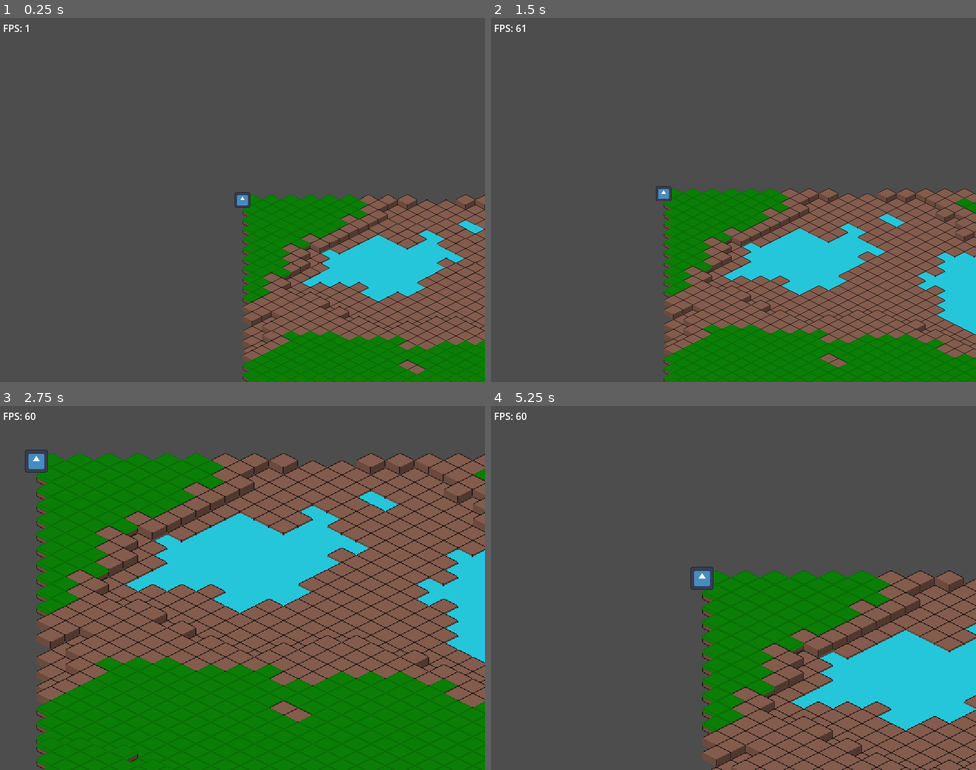
Above: before the commit, frames 1-4 (two rows, left to right).
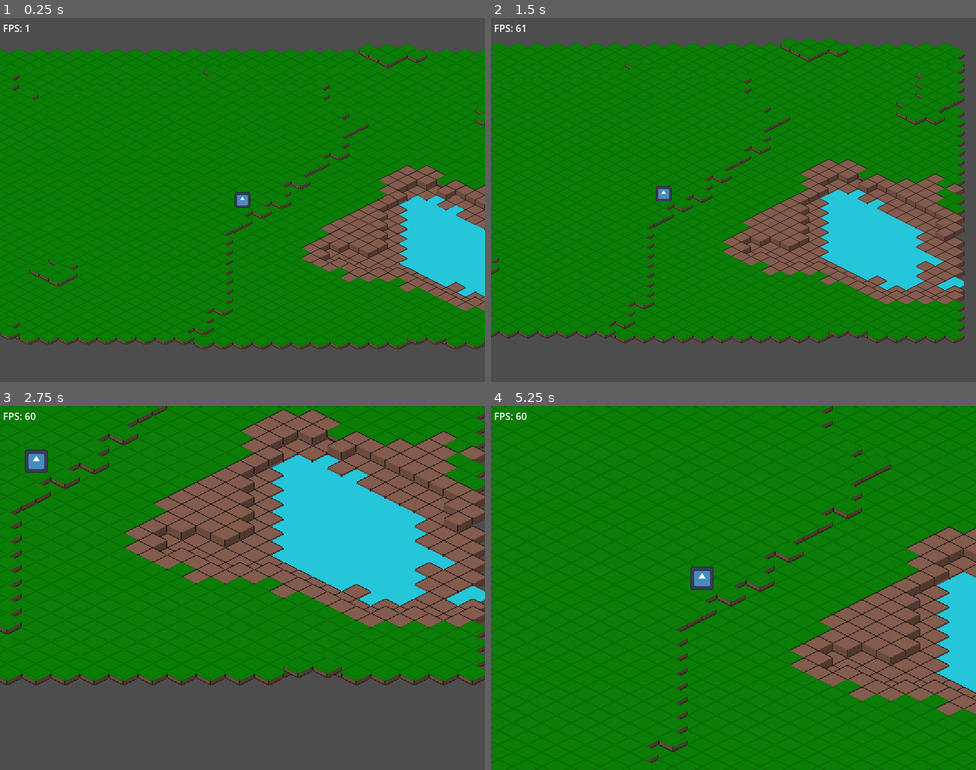
Above: after the commit, the same moments.

Repository: ezequielleonzybert/isourvival
Game: Godot game, scene res://scenes/main.tscn
Two runs of this game, one before a commit and one after it. Both use one fixed random seed, a clock stepped at 60 frames per second and the inputs below. The engine's default icon, where the game draws it, is replaced by a stand-in: a white triangle on a blue panel in a dark square.
Inputs (mouse positions are in pixels of both pictures, inside the frame that each line leads up to):
- Up to frame 1 (0.25 s): no input
- Up to frame 2 (1.5 s): tap Enter at 0.5 s; move the mouse to (840, 181) at 0.52 s; hold Right (ui_right) 0.53-1.28 s; tap Mouse wheel up (zoom_in) at 0.6 s; click (840, 181) at 0.67 s; move the mouse to (636, 218) at 1.27 s; hold Down (ui_down) from 1.28 s (still down); tap Mouse wheel down (zoom_out) at 1.35 s
- Up to frame 3 (2.75 s): move the mouse to (291, 507) at 2.02 s; release Down (ui_down) at 2.03 s; hold Right (ui_right) from 2.03 s (still down); tap Mouse wheel up (zoom_in) at 2.1 s
- Up to frame 4 (5.25 s): move the mouse to (709, 660) at 2.77 s; release Right (ui_right) at 2.78 s; hold Up (ui_up) 2.78-3.53 s; tap Mouse wheel down (zoom_out) at 2.85, 4.35 s; click (709, 660) at 2.92 s; move the mouse to (879, 642) at 3.52 s; hold Left (ui_left) 3.53-5.03 s; tap Mouse wheel up (zoom_in) at 3.6, 5.1 s; move the mouse to (588, 533) at 4.27 s; move the mouse to (757, 588) at 5.02 s; hold Down (ui_down) from 5.03 s (still down); click (757, 588) at 5.17 s

The runs differ from the first frame. In frame 1, 78% of the frame differs, in the area x 0-100%, y 7-100%; in frame 2, 78%; in frame 3, 78%; in frame 4, 88%, in the area x 0-100%, y 0-100%.

Commit message:
camera position

Diff:
--- a/isourvival/project.godot
+++ b/isourvival/project.godot
@@ -14,6 +14,10 @@
 run/main_scene="uid://cvsmw8f6r2mnd"
 config/features=PackedStringArray("4.6", "GL Compatibility")
 config/icon="res://assets/icon.svg"
+
+[autoload]
+
+globals="*uid://bgargfsgn5h7y"
 
 [display]
 
--- a/isourvival/scenes/main.tscn
+++ b/isourvival/scenes/main.tscn
@@ -1,7 +1,8 @@
 [gd_scene format=3 uid="uid://cvsmw8f6r2mnd"]
 
-[ext_resource type="PackedScene" uid="uid://cxlmf0spsffli" path="res://scenes/scenario_1.tscn" id="1_0wfyh"]
-[ext_resource type="Script" uid="uid://c5lvvjjymkrnp" path="res://scenes/debug.gd" id="2_0wfyh"]
+[ext_resource type="PackedScene" uid="uid://cxlmf0spsffli" path="res://scenes/world.tscn" id="1_0wfyh"]
+[ext_resource type="Script" uid="uid://c5lvvjjymkrnp" path="res://scripts/debug.gd" id="2_0wfyh"]
+
 
 [node name="Main" type="Node2D" unique_id=1149320269]
 
--- a/isourvival/scenes/scenario_1.tscn
+++ b/isourvival/scenes/world.tscn
@@ -1,10 +1,10 @@
 [gd_scene format=3 uid="uid://cxlmf0spsffli"]
 
-[ext_resource type="PackedScene" uid="uid://b8i0nq1ped6no" path="res://scenes/player.tscn" id="2_ihi4u"]
-[ext_resource type="Script" uid="uid://5ew2tjfoanqx" path="res://scripts/layers.gd" id="2_jn6pf"]
-[ext_resource type="Script" uid="uid://dk2eukn5n4vxs" path="res://scripts/torch.gd" id="5_pxfm4"]
-[ext_resource type="Script" uid="uid://cl1d24do7xwii" path="res://scripts/pointer.gd" id="7_fhswh"]
-[ext_resource type="PackedScene" uid="uid://le1jw7gcomlo" path="res://scenes/camera.tscn" id="10_6f4qh"]
+[ext_resource type="Script" uid="uid://5ew2tjfoanqx" path="res://scripts/terrain.gd" id="1_71j4m"]
+[ext_resource type="PackedScene" uid="uid://b8i0nq1ped6no" path="res://scenes/player.tscn" id="2_qfnet"]
+[ext_resource type="Script" uid="uid://dk2eukn5n4vxs" path="res://scripts/torch.gd" id="3_i7141"]
+[ext_resource type="PackedScene" uid="uid://le1jw7gcomlo" path="res://scenes/camera.tscn" id="4_4mrxx"]
+[ext_resource type="Script" uid="uid://cl1d24do7xwii" path="res://scripts/pointer.gd" id="5_7r4gi"]
 
 [sub_resource type="Gradient" id="Gradient_kwhi3"]
 offsets = PackedFloat32Array(0.21066651, 0.7639998, 0.87733316, 1)
@@ -19,13 +19,13 @@
 fill_to = Vector2(0.853846, 0.12564106)
 metadata/_snap_count = 2
 
-[node name="Scenario_1" type="Node2D" unique_id=1828344440]
+[node name="World" type="Node2D" unique_id=1828344440]
 y_sort_enabled = true
 
-[node name="Layers" type="Node2D" parent="." unique_id=1303145060]
-script = ExtResource("2_jn6pf")
+[node name="Terrain" type="Node2D" parent="." unique_id=1303145060]
+script = ExtResource("1_71j4m")
 
-[node name="Player" parent="." unique_id=807722964 instance=ExtResource("2_ihi4u")]
+[node name="Player" parent="." unique_id=807722964 instance=ExtResource("2_qfnet")]
 z_index = 3
 y_sort_enabled = true
 
--- a/isourvival/scripts/camera.gd
+++ b/isourvival/scripts/camera.gd
@@ -4,6 +4,10 @@
 const DAMPING = .05
 
 var velocity := Vector2.ZERO
+
+func _ready() -> void:
+	position.x = globals.WORLD_WIDTH/2.0 * globals.TILE_SIZE
+	position.y = globals.WORLD_HEIGHT/2.0 * globals.TILE_SIZE/2.0
 
 func _process(delta: float) -> void:
 	var direction = Vector2.ZERO
--- /dev/null
+++ b/isourvival/scripts/globals.gd
@@ -0,0 +1,5 @@
+extends Node
+
+const WORLD_WIDTH = 30
+const WORLD_HEIGHT = 30
+const TILE_SIZE = 32
--- a/isourvival/scripts/player.gd
+++ b/isourvival/scripts/player.gd
@@ -11,7 +11,8 @@
 var distance_counter := 0
 
 func _ready() -> void:
-	position
+	position.x = globals.WORLD_WIDTH/2.0 * globals.TILE_SIZE
+	position.y = globals.WORLD_HEIGHT/2.0 * globals.TILE_SIZE/2.0
 
 func _physics_process(delta: float) -> void:
 
--- a/isourvival/scripts/layers.gd
+++ b/isourvival/scripts/terrain.gd
@@ -1,8 +1,6 @@
 extends Node2D
 
 const MAX_HEIGHT = 4
-const WIDTH = 100
-const HEIGHT = 200
 
 enum Type {WATER, MUD, GRASS, SNOW}
 
@@ -13,7 +11,7 @@
 	var air : bool = false
 
 	func _init(x, y, layer_height, noise_value):
-		index = x+y*WIDTH
+		index = x+y* globals.WORLD_WIDTH
 		position = Vector2(x, y)
 
 		if noise_value > 0.8 * MAX_HEIGHT:
@@ -24,8 +22,6 @@
 			set_type_coords(Type.WATER)
 		else:
 			set_type_coords(Type.MUD)
-
-
 
 	func set_type_coords(t : Type):
 		match t:
@@ -50,8 +46,8 @@
 		var layerData = []
 		var topLayer = makeLayer(layer_height)
 
-		for y in range (HEIGHT):
-			for x in range (WIDTH):
+		for y in range (globals.WORLD_HEIGHT*2):
+			for x in range (globals.WORLD_WIDTH):
 
 				var noise_value = (noise.get_noise_2d(x*2.0,y) + 1.0) / 2.0 * MAX_HEIGHT
 				var tile = Tile.new(x, y, layer_height, noise_value)
--- a/isourvival/scripts/scenario_1.gd
+++ b/isourvival/scripts/world.gd
@@ -4,6 +4,3 @@
 
 func _ready() -> void:
 	night_canvas = $CanvasModulate
-
-func _process(delta: float) -> void:
-	pass
Not shown: 2 places in isourvival/scenes/world.tscn that only renumber resources
Renamed: isourvival/scenes/debug.gd -> isourvival/scripts/debug.gd
Renamed: isourvival/scenes/debug.gd.uid -> isourvival/scripts/debug.gd.uid
Not shown, added: isourvival/scripts/globals.gd.uid
Renamed: isourvival/scripts/layers.gd.uid -> isourvival/scripts/terrain.gd.uid
Renamed: isourvival/scripts/scenario_1.gd.uid -> isourvival/scripts/world.gd.uid
